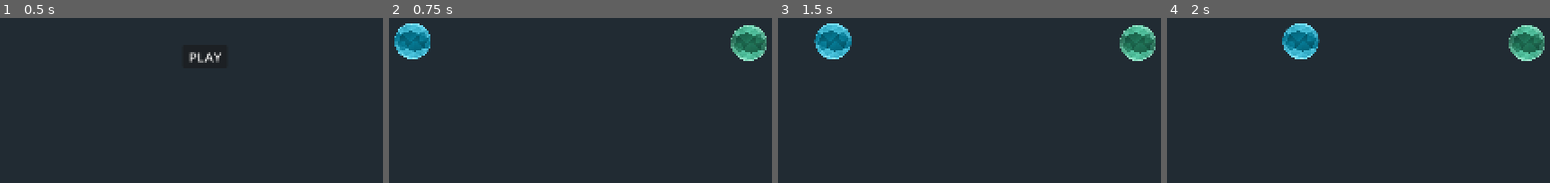
Above: before the commit, frames 1-4 (left to right).
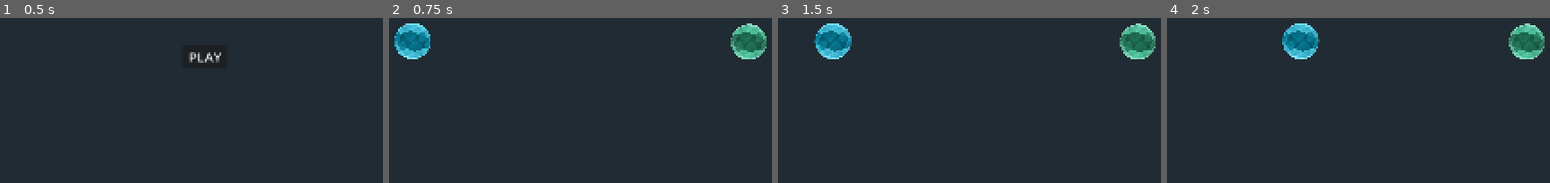
Above: after the commit, the same moments.

Repository: thehaudedai/project-remnants
Game: Godot game, scene res://scenes/ui_and_resusable/main_menu.tscn
Same seed, same stepped clock (60 frames per second), same inputs: the game is played once before the commit and once after it.
Inputs:
- Up to frame 1 (0.5 s): no input
- Up to frame 2 (0.75 s): click "PLAY" at 0.5 s
- Up to frame 3 (1.5 s): tap Enter at 1.25 s; hold D (blue_right) from 1.28 s (still down)
- Up to frame 4 (2 s): keep holding D (blue_right)

Frame 1 is identical in both runs. In frame 2, 0.4% of the frame differs, in the area x 89-99%, y 3-27%; in frame 3, 0.4%; in frame 4, 0.4%.

Commit message:
Added Erasure Pulse

Diff:
--- /dev/null
+++ b/scenes/game_elements/erasure_pulse.tscn
@@ -0,0 +1,22 @@
+[gd_scene load_steps=4 format=3 uid="uid://haihkojs2eh1"]
+
+[ext_resource type="Script" uid="uid://dydsgr0335dqe" path="res://scripts/script_game_elements/erasure_pulse.gd" id="1_p2m8o"]
+[ext_resource type="Texture2D" uid="uid://ipxvncyobaet" path="res://assets/sprites/erasure_pulse.png" id="1_qp1b3"]
+
+[sub_resource type="CapsuleShape2D" id="CapsuleShape2D_qp1b3"]
+radius = 4.0
+height = 60.0
+
+[node name="ErasurePulse" type="Area2D"]
+script = ExtResource("1_p2m8o")
+
+[node name="Sprite2D" type="Sprite2D" parent="."]
+scale = Vector2(0.1, 0.1)
+texture = ExtResource("1_qp1b3")
+
+[node name="CollisionShape2D" type="CollisionShape2D" parent="."]
+rotation = 1.5707964
+shape = SubResource("CapsuleShape2D_qp1b3")
+
+[connection signal="area_entered" from="." to="." method="_on_area_entered"]
+[connection signal="body_entered" from="." to="." method="_on_body_entered"]
--- a/scenes/gamemode/memory_survival.tscn
+++ b/scenes/gamemode/memory_survival.tscn
@@ -1,9 +1,11 @@
-[gd_scene load_steps=3 format=3 uid="uid://dg76te503qf8a"]
+[gd_scene load_steps=4 format=3 uid="uid://dg76te503qf8a"]
 
+[ext_resource type="Script" uid="uid://d0qv5e8gmjoy5" path="res://scripts/script_gamemodes/memory_survival.gd" id="1_kep4e"]
 [ext_resource type="PackedScene" uid="uid://dvhf3g4v8gk08" path="res://scenes/game_elements/blue_orb.tscn" id="1_qscqj"]
 [ext_resource type="PackedScene" uid="uid://c8u5reyum8fyf" path="res://scenes/game_elements/green_orb.tscn" id="2_3k17h"]
 
 [node name="MemorySurvival" type="Node2D"]
+script = ExtResource("1_kep4e")
 
 [node name="ColorRect" type="ColorRect" parent="."]
 offset_right = 1600.0
@@ -14,4 +16,4 @@
 position = Vector2(356, 375)
 
 [node name="GreenOrb" parent="." instance=ExtResource("2_3k17h")]
-position = Vector2(1104, 379)
+position = Vector2(1104, 377)
--- a/scenes/ui_and_resusable/main_menu.tscn
+++ b/scenes/ui_and_resusable/main_menu.tscn
@@ -1,6 +1,6 @@
 [gd_scene load_steps=2 format=3 uid="uid://cvj8mngh4qjfk"]
 
-[ext_resource type="Script" uid="uid://b4akb4pgfwtoy" path="res://scripts/one_time/main_menu.gd" id="1_fxamc"]
+[ext_resource type="Script" uid="uid://b4akb4pgfwtoy" path="res://scripts/script_minimal_use/main_menu.gd" id="1_fxamc"]
 
 [node name="MainMenu" type="Node2D"]
 script = ExtResource("1_fxamc")
--- a/scripts/script_game_elements/blue_orb.gd
+++ b/scripts/script_game_elements/blue_orb.gd
@@ -1,13 +1,19 @@
 extends CharacterBody2D
 
+# -------------------------------------------------------------------------------
+# Game Elements
 
+
+# Variables + Constants
 const SPEED = 350
 const RIGHT_BOUND = 1600
 const LOWER_BOUND = 900
+# -------------------------------------------------------------------------------
 
 
+# -------------------------------------------------------------------------------
 func _physics_process(_delta: float) -> void:
-
+	# Movement Mechanics
 	var direction = Vector2.ZERO
 	if Input.is_action_pressed("blue_up"):
 		direction.y -= SPEED
@@ -17,17 +23,20 @@
 		direction.x += SPEED
 	if Input.is_action_pressed("blue_left"):
 		direction.x -= SPEED
-
 	if direction != Vector2.ZERO:
 		direction = direction.normalized()
 	velocity = direction * SPEED
-
 	move_and_slide()
-
+	# -------------------------------------------------------------------------------
+	# Border Mechanics
 	var diameter = get_radius() * 2
 	position.x = clamp(position.x, 0, RIGHT_BOUND - diameter)
 	position.y = clamp(position.y, 0, LOWER_BOUND - diameter)
+# -------------------------------------------------------------------------------
 
+
+# -------------------------------------------------------------------------------
+# Radius of the Character
 func get_radius():
 	var shape = $CollisionShape2D.shape
 	if shape is CircleShape2D:
@@ -35,3 +44,4 @@
 	else:
 		print("Warning: Unsupported shape used for boundary clamping.")
 		return 100
+# -------------------------------------------------------------------------------
--- /dev/null
+++ b/scripts/script_game_elements/erasure_pulse.gd
@@ -0,0 +1,50 @@
+extends Area2D
+
+# ------------------------------------------------------------------------------
+# Game Elements
+
+
+# Variables + Constants
+var SPEED = 400
+const RIGHT_BOUND = 1600
+const LOWER_BOUND = 900
+# ------------------------------------------------------------------------------
+
+# ------------------------------------------------------------------------------
+func _ready() -> void:
+	pass # Replace with function body.
+# ------------------------------------------------------------------------------
+
+# ------------------------------------------------------------------------------
+func _process(delta: float) -> void:
+	# Movement Mechanics
+	var velocity = Vector2(cos(rotation), sin(rotation))
+	position.x += SPEED * delta * velocity.x
+	position.y += SPEED * delta * velocity.y
+	# ------------------------------------------------------------------------------
+
+	# If Pulse out of Border: queue_free()
+	if outside_border():
+		queue_free()
+# ------------------------------------------------------------------------------
+
+# ------------------------------------------------------------------------------
+# Checks if Pulse is out of the Screen: BOOLEAN
+func outside_border():
+	if position.x < -100 or position.x > (RIGHT_BOUND+100) or position.y < -100 or position.y > (LOWER_BOUND+100):
+		return true
+# ------------------------------------------------------------------------------
+
+# ------------------------------------------------------------------------------
+# Damages the object;
+	# If Character: Deals Damage
+func _on_body_entered(body: Node2D) -> void:
+	if body.has_method("deal_damage"):
+		body.deal_damage()
+	# ------------------------------------------------------------------------------
+	# If Fragment: Destroys Fragment -> body.queue_free()
+func _on_area_entered(area: Area2D) -> void:
+	if area.has_method("self_destroy"):
+		area.self_destroy()
+		#area.queue_free()
+# ------------------------------------------------------------------------------
--- a/scripts/script_game_elements/green_orb.gd
+++ b/scripts/script_game_elements/green_orb.gd
@@ -1,13 +1,19 @@
 extends CharacterBody2D
 
+# -------------------------------------------------------------------------------
+# Game Elements
 
+
+# Variables + Constants
 const SPEED = 350
 const RIGHT_BOUND = 1600
 const LOWER_BOUND = 900
+# -------------------------------------------------------------------------------
 
 
+# -------------------------------------------------------------------------------
 func _physics_process(_delta: float) -> void:
-
+	# Movement Mechanics
 	var direction = Vector2.ZERO
 	if Input.is_action_pressed("green_up"):
 		direction.y -= SPEED
@@ -17,17 +23,20 @@
 		direction.x += SPEED
 	if Input.is_action_pressed("green_left"):
 		direction.x -= SPEED
-
 	if direction != Vector2.ZERO:
 		direction = direction.normalized()
 	velocity = direction * SPEED
-
 	move_and_slide()
-
+# -------------------------------------------------------------------------------
+	# Border Mechanics
 	var diameter = get_radius() * 2
 	position.x = clamp(position.x, 0, RIGHT_BOUND - diameter)
 	position.y = clamp(position.y, 0, LOWER_BOUND - diameter)
+# -------------------------------------------------------------------------------
 
+
+# -------------------------------------------------------------------------------
+# Radius of the Character
 func get_radius():
 	var shape = $CollisionShape2D.shape
 	if shape is CircleShape2D:
@@ -35,3 +44,4 @@
 	else:
 		print("Warning: Unsupported shape used for boundary clamping.")
 		return 100
+# -------------------------------------------------------------------------------
--- /dev/null
+++ b/scripts/script_gamemodes/memory_survival.gd
@@ -0,0 +1,28 @@
+extends Node2D
+
+# ------------------------------------------------------------------------------
+# Game Elements
+
+
+# Variables + Constants
+const RIGHT_BOUND = 1600
+const LOWER_BOUND = 900
+# ------------------------------------------------------------------------------
+
+
+# ------------------------------------------------------------------------------
+func _ready() -> void:
+	pass # Replace with function body.
+# ------------------------------------------------------------------------------
+
+
+# ------------------------------------------------------------------------------
+func _process(_delta: float) -> void:
+	pass
+# ------------------------------------------------------------------------------
+
+
+# ------------------------------------------------------------------------------
+func spawn_pulse():
+	pass
+# ------------------------------------------------------------------------------
Not shown, added: scripts/script_game_elements/erasure_pulse.gd.uid
Not shown, added: scripts/script_gamemodes/memory_survival.gd.uid
Renamed: scripts/one_time/main_menu.gd -> scripts/script_minimal_use/main_menu.gd
Renamed: scripts/one_time/main_menu.gd.uid -> scripts/script_minimal_use/main_menu.gd.uid
